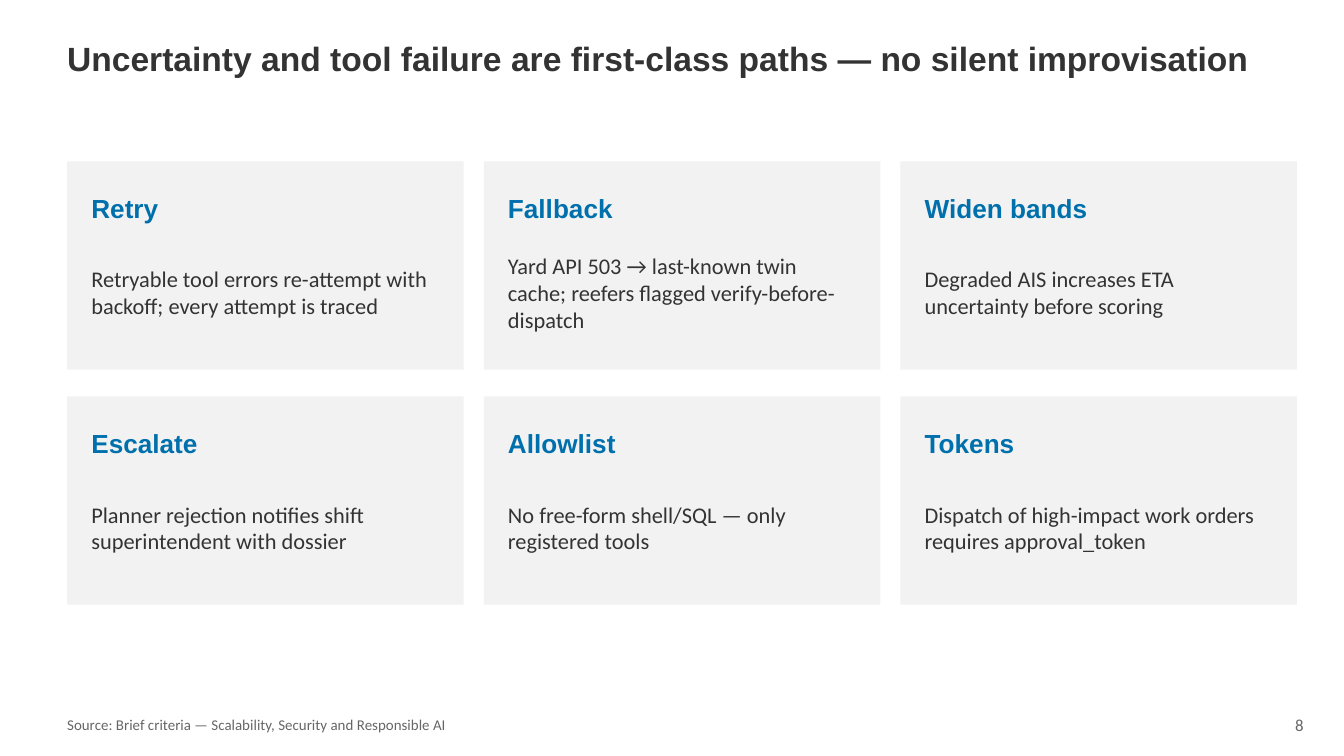
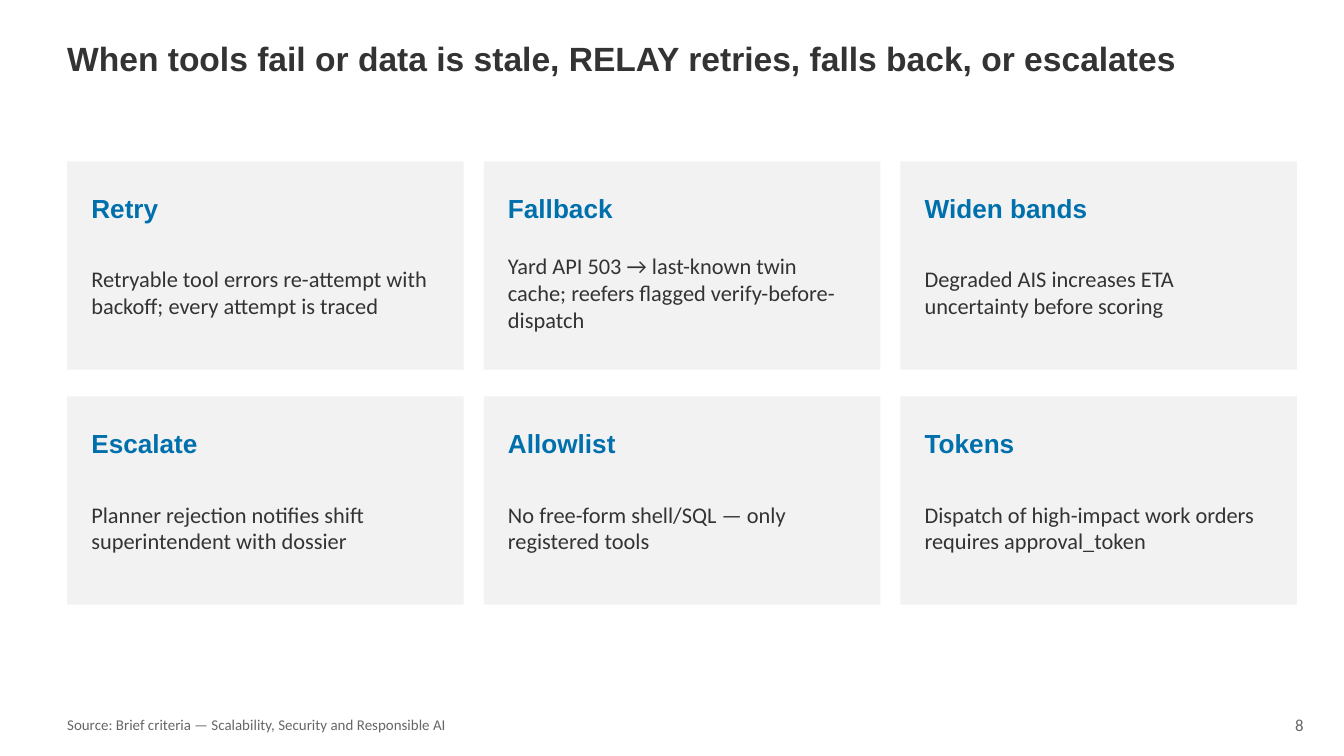
Before and after one commit to piyaphat38030/psa-relay, a slide deck: slide 8 of deliverables/RELAY_Presentation.pptx. Drawn at 1344x756 pixels with LibreOffice and Linux fonts; fonts in the diff are those of the drawing. Boxes give left, top, right and bottom in pixels: in the first picture for what was removed or moved away, otherwise in the second. Text is boxed around its words. In the diff, an @@ line names an element or a change of style, - is before the commit and + after.

```diff
--- a/deliverables/RELAY_Presentation.pptx
+++ b/deliverables/RELAY_Presentation.pptx
@@ text at (67, 46, 1175, 77): text changed @@
-Uncertainty and tool failure are first-class paths — no silent improvisation
+When tools fail or data is stale, RELAY retries, falls back, or escalates
```
Also in this commit, not shown: 13 other slides changed, 2 other files.
